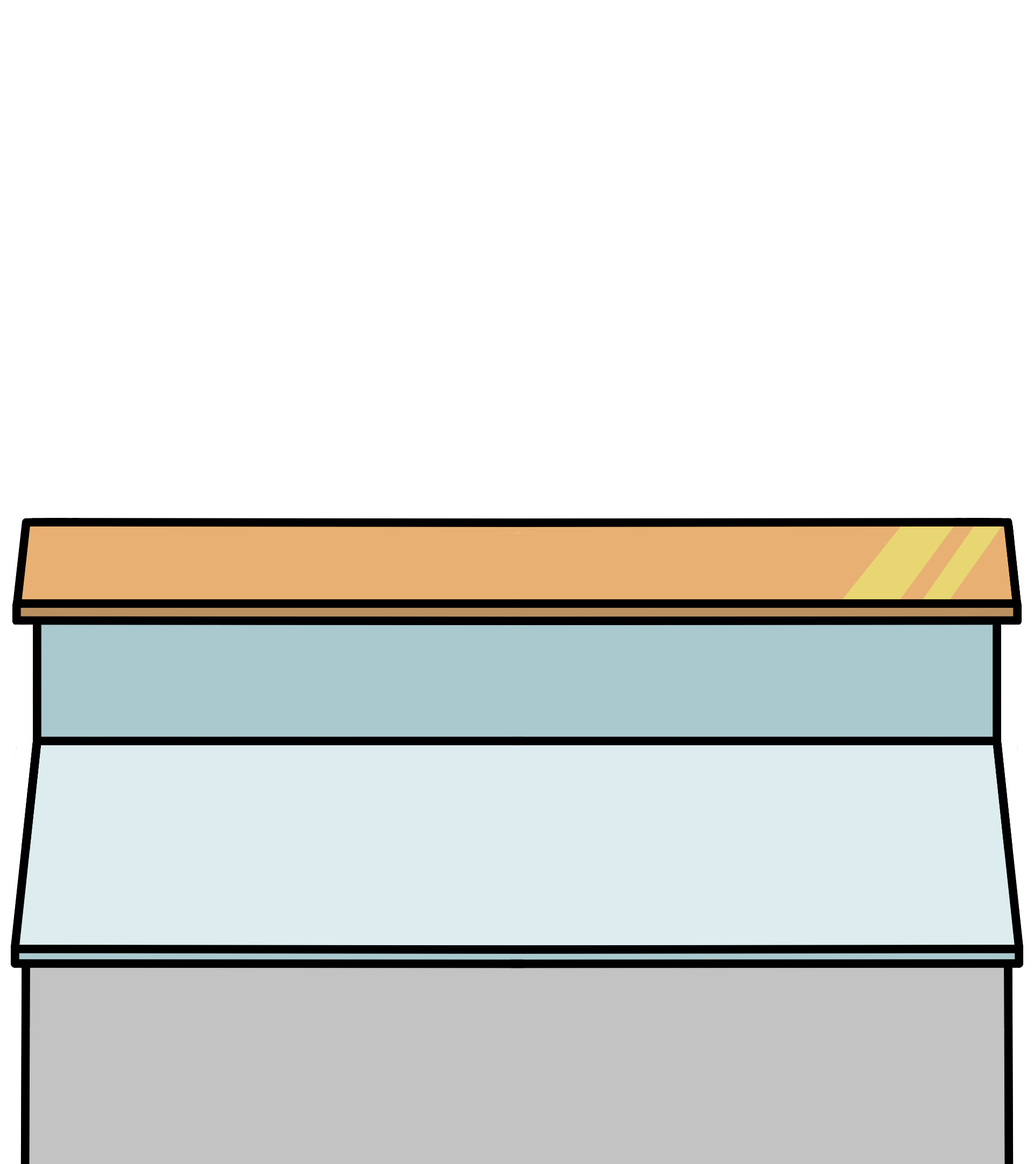
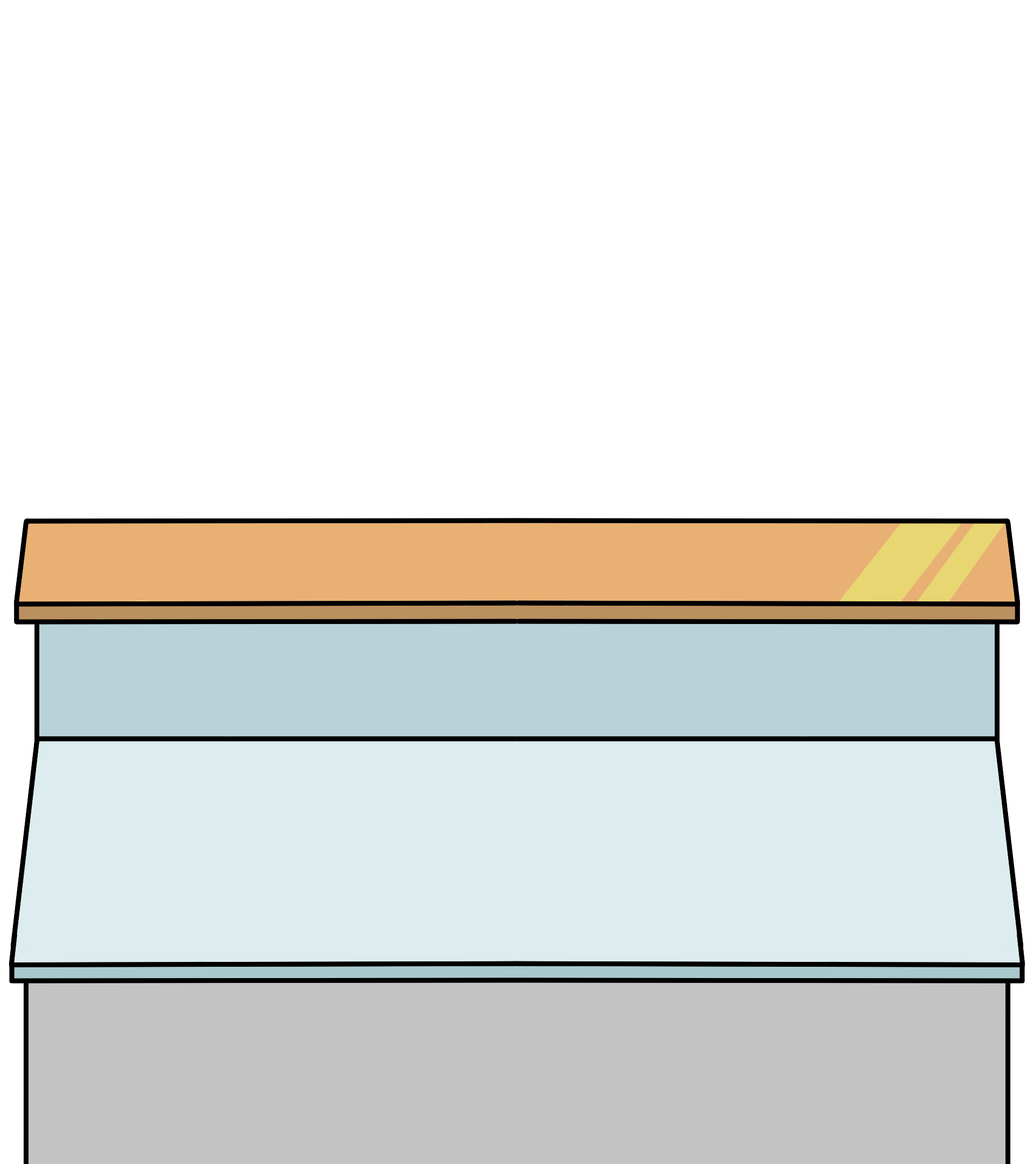
Two versions of the same layered image (1034x1164). Layer-by-layer changes:
renamed "lineart" to "Calque de dessin 3", painted on it over [8,517,1026,1164]
painted on "colors" over [8,517,1026,1164]
